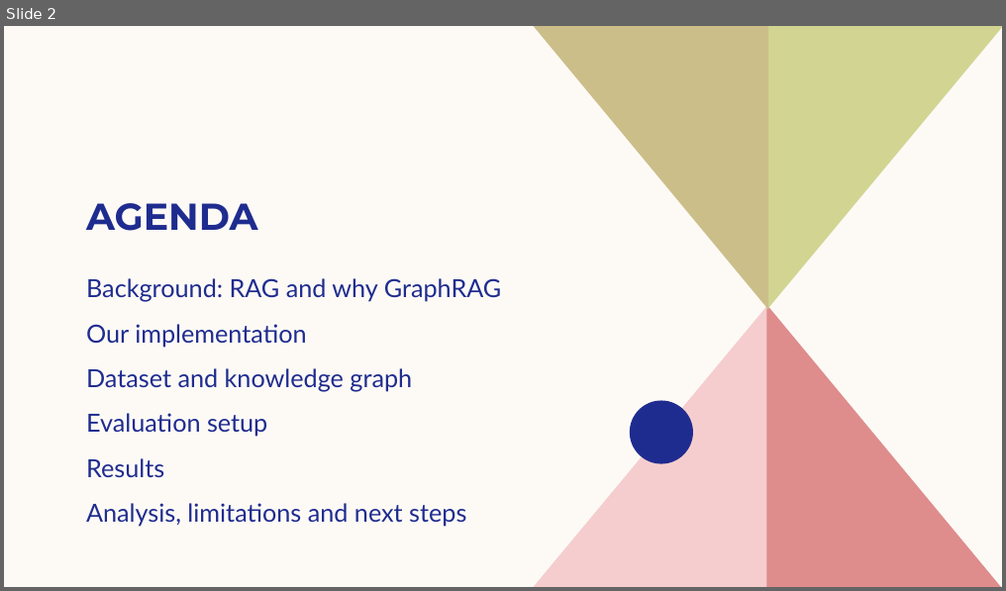
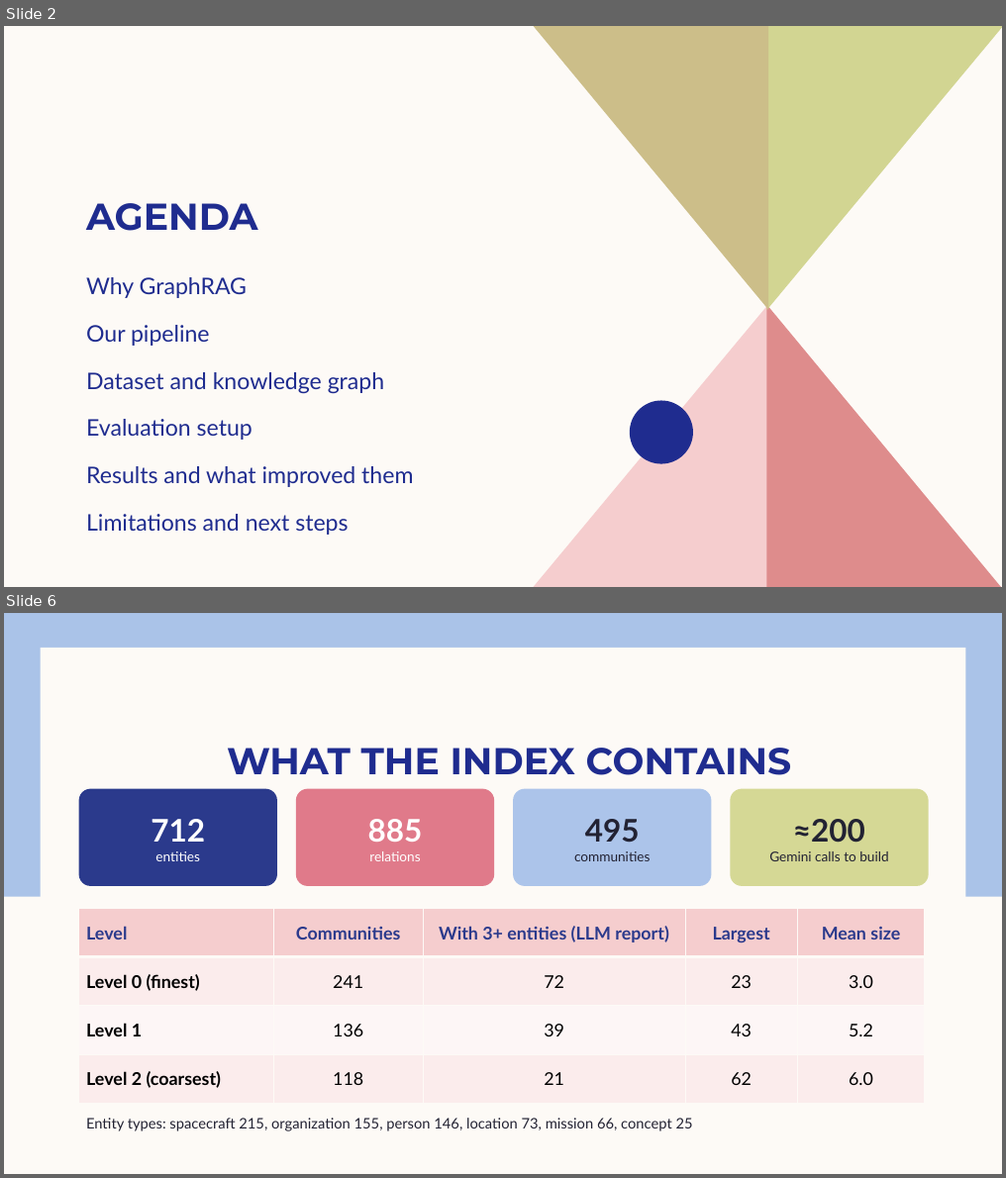
Before and after one commit to Kiki150804/sdm_proj, a slide deck: presentation/GraphRAG_final.pptx. Shown one above the other, each under a label of ours: slide 2 before the commit, slides 2 and 6 after it; the slides between them are not shown. The pictures are 1006x591 and 1006x1178 pixels, drawn with LibreOffice and Linux fonts; fonts in the diff are those of the drawing. Boxes give left, top, right and bottom in pixels: in the first picture for what was removed or moved away, otherwise in the second. Text is boxed around its words. In the diff, an @@ line names an element or a change of style, - is before the commit and + after.

Commit message:
Map step reads community entity/relation details; GraphRAG now beats vector RAG on 3 of 4 criteria; fuller slides

```diff
--- a/presentation/GraphRAG_final.pptx
+++ b/presentation/GraphRAG_final.pptx
@@ slide 6 added at bbox=[4, 613, 1002, 1174], background #FDFAF6 @@
@@ rectangle added at bbox=[4, 613, 1002, 897], fill #AAC3E8 @@
@@ rectangle added at bbox=[40, 648, 965, 1141], fill #FDFAF6 @@
@@ title added at bbox=[227, 748, 792, 775], 36 pt, text #1F2C8F, bold @@
+WHAT THE INDEX CONTAINS
@@ rounded rectangle added at bbox=[79, 789, 277, 886], fill #2B3A8C, 13 pt, text #FFFFFF @@
+712
+entities
@@ rounded rectangle added at bbox=[296, 789, 494, 886], fill #E07A8A, 13 pt, text #FFFFFF @@
+885
+relations
@@ rounded rectangle added at bbox=[513, 789, 712, 886], fill #ACC4EA, 13 pt, text #222233 @@
+495
+communities
@@ rounded rectangle added at bbox=[731, 789, 929, 886], fill #D5D895, 13 pt, text #222233 @@
+≈200
+Gemini calls to build
@@ table added at bbox=[79, 909, 925, 1103], 4 rows, 5 columns @@
+Level | Communities | With 3+ entities (LLM report) | Largest | Mean size
+Level 0 (finest) | 241 | 72 | 23 | 3.0
+Level 1 | 136 | 39 | 43 | 5.2
+Level 2 (coarsest) | 118 | 21 | 62 | 6.0
@@ text added at bbox=[86, 1118, 693, 1132], 14 pt, text #222233 @@
+Entity types: spacecraft 215, organization 155, person 146, location 73, mission 66, concept 25
@@ slide 2 changed as well @@
@@ text at bbox=[86, 277, 247, 346]: text changed; size 24 to 22 pt @@
-Background: RAG and why GraphRAG
-Our implementation
+Why GraphRAG
+Our pipeline
@@ text at bbox=[86, 372, 384, 440]: size 24 to 22 pt in "Dataset and knowledge graph", "Evaluation setup"; more space between paragraphs @@
@@ text at bbox=[86, 467, 413, 535]: text changed; size 24 to 22 pt @@
-Results
-Analysis, limitations and next steps
+Results and what improved them
+Limitations and next steps
```
Also in this commit, not shown: 11 other slides changed, 3 other slides added, 4 slides removed, 18 other files.
